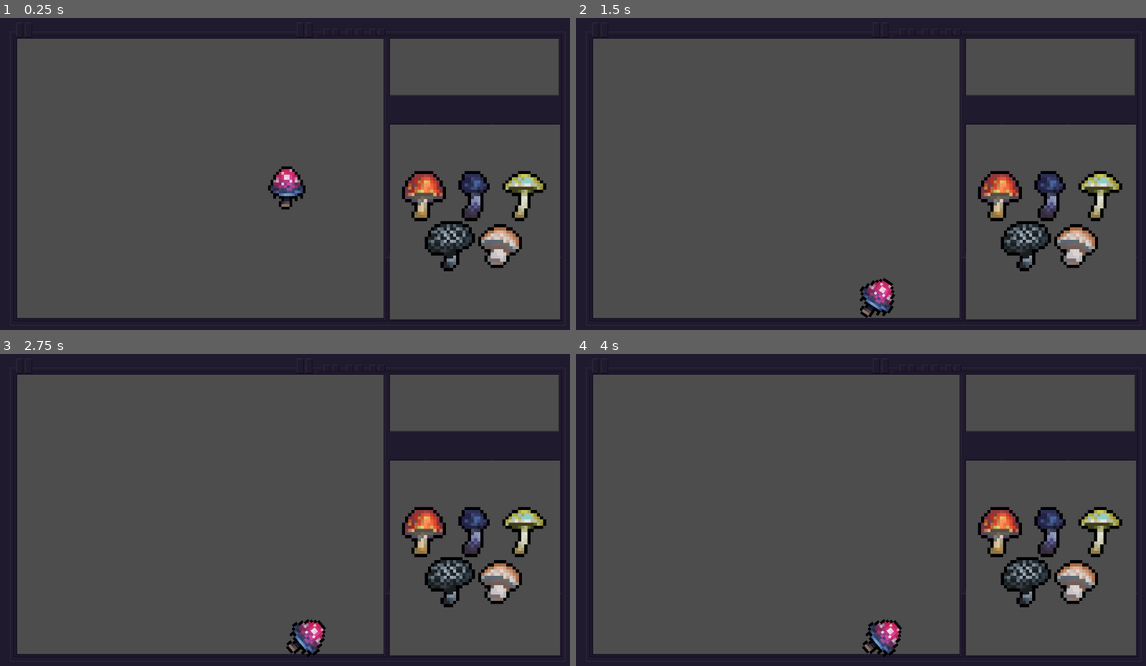
Above: before the commit, frames 1-4 (two rows, left to right).
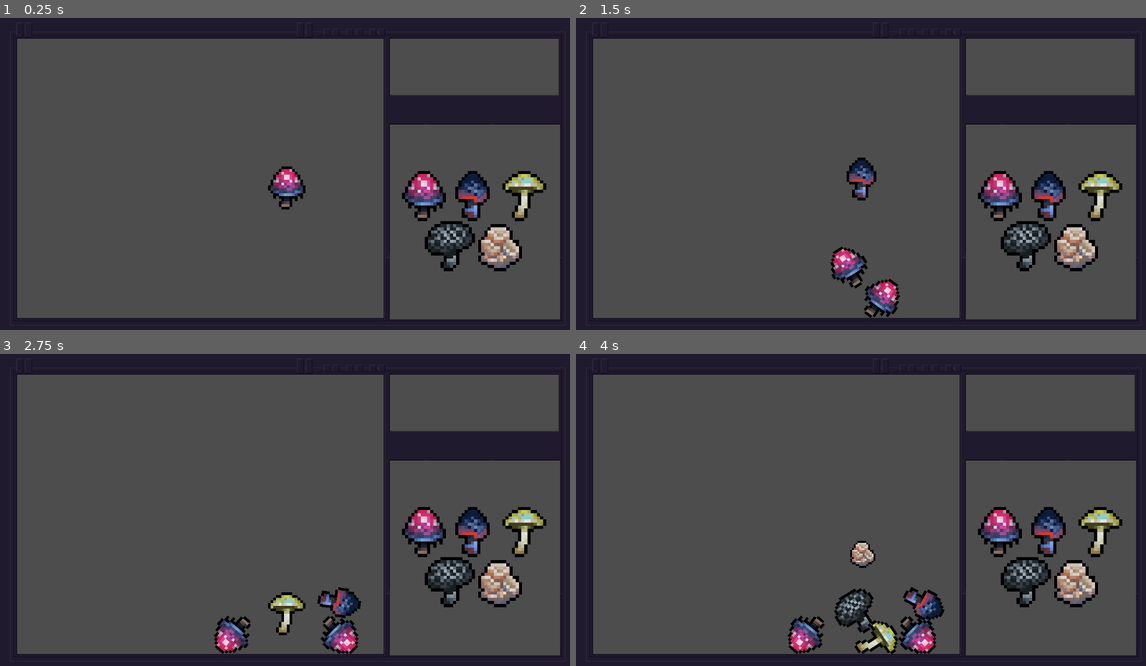
Above: after the commit, the same moments.

Repository: wwwdotfriend/potion_seller
Game: Godot game, scene res://scenes/main.tscn
The game is run twice, just before and just after one commit, with the same random seed, the same clock (stepped at 60 frames per second) and the same inputs.
Inputs (mouse positions are in pixels of both pictures, inside the frame that each line leads up to):
- Up to frame 1 (0.25 s): no input
- Up to frame 2 (1.5 s): move the mouse to (997, 195) at 0.52 s; press the mouse at (997, 195) at 0.53 s; move the mouse to (1049, 195) at 1.27 s; release the mouse at (1049, 195) at 1.28 s; click (1049, 195) at 1.35 s
- Up to frame 3 (2.75 s): move the mouse to (524, 531) at 2.02 s; press the mouse at (524, 531) at 2.03 s
- Up to frame 4 (4 s): move the mouse to (1026, 581) at 2.77 s; release the mouse at (1026, 581) at 2.78 s; click (1026, 581) at 2.85 s; move the mouse to (1077, 581) at 3.52 s; press the mouse at (1077, 581) at 3.53 s

The runs differ from the first frame. In frame 1, 2.1% of the frame differs, in the area x 70-92%, y 49-82%; in frame 2, 3.7%; in frame 3, 4.7%; in frame 4, 5.2%, in the area x 37-92%, y 49-98%.
Error before the commit: Invalid access to property or key 'clicked' on a base object of type 'Panel (inv_slot.gd)'. (res://scripts/inv_manager.gd:8)

Commit message:
spawn drag and drop

Diff:
--- a/resources/blackshroom.tres
+++ /dev/null
@@ -1,13 +0,0 @@
-[gd_resource type="Resource" script_class="IngredientItem" load_steps=4 format=3 uid="uid://bj6wrucdetydc"]
-
-[ext_resource type="Script" path="res://scripts/ingredient_item.gd" id="1_gos65"]
-[ext_resource type="Texture2D" uid="uid://slwtpck6h3no" path="res://assets/art/sprites.png" id="2_qtsno"]
-
-[sub_resource type="AtlasTexture" id="AtlasTexture_kkhyc"]
-atlas = ExtResource("2_qtsno")
-region = Rect2(48, 48, 16, 16)
-
-[resource]
-script = ExtResource("1_gos65")
-name = "blackshroom"
-texture = SubResource("AtlasTexture_kkhyc")
--- a/resources/blueshroom.tres
+++ /dev/null
@@ -1,13 +0,0 @@
-[gd_resource type="Resource" script_class="IngredientItem" load_steps=4 format=3 uid="uid://cwwptosh6hgt4"]
-
-[ext_resource type="Script" path="res://scripts/ingredient_item.gd" id="1_xle8v"]
-[ext_resource type="Texture2D" uid="uid://slwtpck6h3no" path="res://assets/art/sprites.png" id="2_5pq2y"]
-
-[sub_resource type="AtlasTexture" id="AtlasTexture_qcee1"]
-atlas = ExtResource("2_5pq2y")
-region = Rect2(64, 48, 16, 16)
-
-[resource]
-script = ExtResource("1_xle8v")
-name = "blueshroom"
-texture = SubResource("AtlasTexture_qcee1")
--- a/resources/greenshroom.tres
+++ /dev/null
@@ -1,13 +0,0 @@
-[gd_resource type="Resource" script_class="IngredientItem" load_steps=4 format=3 uid="uid://cfh7vygvg0qmd"]
-
-[ext_resource type="Script" path="res://scripts/ingredient_item.gd" id="1_on41s"]
-[ext_resource type="Texture2D" uid="uid://slwtpck6h3no" path="res://assets/art/sprites.png" id="2_jdpf3"]
-
-[sub_resource type="AtlasTexture" id="AtlasTexture_g3m66"]
-atlas = ExtResource("2_jdpf3")
-region = Rect2(80, 0, 16, 16)
-
-[resource]
-script = ExtResource("1_on41s")
-name = "greenshroom"
-texture = SubResource("AtlasTexture_g3m66")
--- a/resources/inventory.tres
+++ b/resources/inventory.tres
@@ -1,11 +1,11 @@
 [gd_resource type="Resource" script_class="Inv" load_steps=8 format=3 uid="uid://bb56ooxp5oiqi"]
 
 [ext_resource type="Script" path="res://scripts/ingredient_item.gd" id="1_icw3u"]
-[ext_resource type="Resource" uid="uid://cuk8tdhvrs2w1" path="res://resources/redshroom.tres" id="2_1vuik"]
-[ext_resource type="Resource" uid="uid://cwwptosh6hgt4" path="res://resources/blueshroom.tres" id="3_8wfsy"]
-[ext_resource type="Resource" uid="uid://cfh7vygvg0qmd" path="res://resources/greenshroom.tres" id="4_27p4f"]
-[ext_resource type="Resource" uid="uid://bj6wrucdetydc" path="res://resources/blackshroom.tres" id="5_hp7l6"]
-[ext_resource type="Resource" uid="uid://mlisbwtm4860" path="res://resources/whiteshroom.tres" id="6_16hmm"]
+[ext_resource type="Resource" uid="uid://cuk8tdhvrs2w1" path="res://resources/items/red_shroom.tres" id="2_1vuik"]
+[ext_resource type="Resource" uid="uid://cwwptosh6hgt4" path="res://resources/items/blue_shroom.tres" id="3_8wfsy"]
+[ext_resource type="Resource" uid="uid://cfh7vygvg0qmd" path="res://resources/items/green_shroom.tres" id="4_27p4f"]
+[ext_resource type="Resource" uid="uid://bj6wrucdetydc" path="res://resources/items/black_shroom.tres" id="5_hp7l6"]
+[ext_resource type="Resource" uid="uid://mlisbwtm4860" path="res://resources/items/white_shroom.tres" id="6_16hmm"]
 [ext_resource type="Script" path="res://scripts/inv_array.gd" id="7_wmjje"]
 
 [resource]
--- /dev/null
+++ b/resources/items/black_shroom.tres
@@ -0,0 +1,14 @@
+[gd_resource type="Resource" script_class="IngredientItem" load_steps=4 format=3 uid="uid://bj6wrucdetydc"]
+
+[ext_resource type="Script" path="res://scripts/ingredient_item.gd" id="1_pybhe"]
+[ext_resource type="Texture2D" uid="uid://slwtpck6h3no" path="res://assets/art/sprites.png" id="2_j6ubl"]
+
+[sub_resource type="AtlasTexture" id="AtlasTexture_kkhyc"]
+atlas = ExtResource("2_j6ubl")
+region = Rect2(48, 48, 16, 16)
+
+[resource]
+script = ExtResource("1_pybhe")
+name = "Black Shroom"
+texture = SubResource("AtlasTexture_kkhyc")
+scene_path = "res://scenes/ingredients/black_shroom.tscn"
--- /dev/null
+++ b/resources/items/blue_shroom.tres
@@ -0,0 +1,14 @@
+[gd_resource type="Resource" script_class="IngredientItem" load_steps=4 format=3 uid="uid://cwwptosh6hgt4"]
+
+[ext_resource type="Script" path="res://scripts/ingredient_item.gd" id="1_mtiyf"]
+[ext_resource type="Texture2D" uid="uid://slwtpck6h3no" path="res://assets/art/sprites.png" id="2_f2xcg"]
+
+[sub_resource type="AtlasTexture" id="AtlasTexture_qcee1"]
+atlas = ExtResource("2_f2xcg")
+region = Rect2(112, 16, 16, 16)
+
+[resource]
+script = ExtResource("1_mtiyf")
+name = "Blue Shroom"
+texture = SubResource("AtlasTexture_qcee1")
+scene_path = "res://scenes/ingredients/blue_shroom.tscn"
--- /dev/null
+++ b/resources/items/green_shroom.tres
@@ -0,0 +1,14 @@
+[gd_resource type="Resource" script_class="IngredientItem" load_steps=4 format=3 uid="uid://cfh7vygvg0qmd"]
+
+[ext_resource type="Script" path="res://scripts/ingredient_item.gd" id="1_113gx"]
+[ext_resource type="Texture2D" uid="uid://slwtpck6h3no" path="res://assets/art/sprites.png" id="2_ykvyd"]
+
+[sub_resource type="AtlasTexture" id="AtlasTexture_g3m66"]
+atlas = ExtResource("2_ykvyd")
+region = Rect2(80, 0, 16, 16)
+
+[resource]
+script = ExtResource("1_113gx")
+name = "Green Shroom"
+texture = SubResource("AtlasTexture_g3m66")
+scene_path = "res://scenes/ingredients/green_shroom.tscn"
--- /dev/null
+++ b/resources/items/red_shroom.tres
@@ -0,0 +1,14 @@
+[gd_resource type="Resource" script_class="IngredientItem" load_steps=4 format=3 uid="uid://cuk8tdhvrs2w1"]
+
+[ext_resource type="Script" path="res://scripts/ingredient_item.gd" id="1_6y0qt"]
+[ext_resource type="Texture2D" uid="uid://slwtpck6h3no" path="res://assets/art/sprites.png" id="2_4nk8f"]
+
+[sub_resource type="AtlasTexture" id="AtlasTexture_4se43"]
+atlas = ExtResource("2_4nk8f")
+region = Rect2(48, 64, 16, 16)
+
+[resource]
+script = ExtResource("1_6y0qt")
+name = "Red Shroom"
+texture = SubResource("AtlasTexture_4se43")
+scene_path = "res://scenes/ingredients/red_shroom.tscn"
--- /dev/null
+++ b/resources/items/white_shroom.tres
@@ -0,0 +1,14 @@
+[gd_resource type="Resource" script_class="IngredientItem" load_steps=4 format=3 uid="uid://mlisbwtm4860"]
+
+[ext_resource type="Script" path="res://scripts/ingredient_item.gd" id="1_1jc5q"]
+[ext_resource type="Texture2D" uid="uid://slwtpck6h3no" path="res://assets/art/sprites.png" id="2_y58rk"]
+
+[sub_resource type="AtlasTexture" id="AtlasTexture_2rhn8"]
+atlas = ExtResource("2_y58rk")
+region = Rect2(64, 0, 16, 16)
+
+[resource]
+script = ExtResource("1_1jc5q")
+name = "White Shroom"
+texture = SubResource("AtlasTexture_2rhn8")
+scene_path = "res://scenes/ingredients/white_shroom.tscn"
--- a/resources/redshroom.tres
+++ /dev/null
@@ -1,13 +0,0 @@
-[gd_resource type="Resource" script_class="IngredientItem" load_steps=4 format=3 uid="uid://cuk8tdhvrs2w1"]
-
-[ext_resource type="Script" path="res://scripts/ingredient_item.gd" id="1_18lc4"]
-[ext_resource type="Texture2D" uid="uid://slwtpck6h3no" path="res://assets/art/sprites.png" id="2_xn32j"]
-
-[sub_resource type="AtlasTexture" id="AtlasTexture_4se43"]
-atlas = ExtResource("2_xn32j")
-region = Rect2(64, 16, 16, 16)
-
-[resource]
-script = ExtResource("1_18lc4")
-name = "redshroom"
-texture = SubResource("AtlasTexture_4se43")
--- a/resources/whiteshroom.tres
+++ /dev/null
@@ -1,13 +0,0 @@
-[gd_resource type="Resource" script_class="IngredientItem" load_steps=4 format=3 uid="uid://mlisbwtm4860"]
-
-[ext_resource type="Script" path="res://scripts/ingredient_item.gd" id="1_jqxta"]
-[ext_resource type="Texture2D" uid="uid://slwtpck6h3no" path="res://assets/art/sprites.png" id="2_3iupe"]
-
-[sub_resource type="AtlasTexture" id="AtlasTexture_2rhn8"]
-atlas = ExtResource("2_3iupe")
-region = Rect2(0, 0, 16, 16)
-
-[resource]
-script = ExtResource("1_jqxta")
-name = "whiteshroom"
-texture = SubResource("AtlasTexture_2rhn8")
--- /dev/null
+++ b/scenes/ingredients/black_shroom.tscn
@@ -0,0 +1,25 @@
+[gd_scene load_steps=4 format=3 uid="uid://ch0xdnb1os02f"]
+
+[ext_resource type="Script" path="res://scripts/potion_ingredient.gd" id="1_utkva"]
+[ext_resource type="Texture2D" uid="uid://slwtpck6h3no" path="res://assets/art/sprites.png" id="2_ipt87"]
+
+[sub_resource type="PhysicsMaterial" id="PhysicsMaterial_mtn8a"]
+rough = true
+bounce = 0.25
+
+[node name="BlueShroom" type="RigidBody2D" groups=["pickable"]]
+input_pickable = true
+physics_material_override = SubResource("PhysicsMaterial_mtn8a")
+script = ExtResource("1_utkva")
+
+[node name="Sprite2D" type="Sprite2D" parent="."]
+scale = Vector2(6, 6)
+texture = ExtResource("2_ipt87")
+region_enabled = true
+region_rect = Rect2(48, 48, 16, 16)
+
+[node name="CollisionPolygon2D" type="CollisionPolygon2D" parent="."]
+scale = Vector2(6, 6)
+polygon = PackedVector2Array(-3, -7, -5, -7, -5, -6, -6, -6, -6, -5, -7, -5, -7, -3, -8, -3, -8, 1, -7, 1, -7, 2, -6, 2, -6, 3, -2, 3, -2, 5, -3, 5, -3, 7, -2, 7, -2, 8, 1, 8, 1, 7, 2, 7, 2, 6, 3, 6, 3, 2, 4, 2, 4, 1, 6, 1, 6, 0, 7, 0, 7, -1, 8, -1, 8, -4, 7, -4, 7, -6, 6, -6, 6, -7, 4, -7, 4, -8, -3, -8)
+
+[connection signal="input_event" from="." to="." method="_on_input_event"]
--- /dev/null
+++ b/scenes/ingredients/blue_shroom.tscn
@@ -0,0 +1,25 @@
+[gd_scene load_steps=4 format=3 uid="uid://bh6dtd6uvro2e"]
+
+[ext_resource type="Script" path="res://scripts/potion_ingredient.gd" id="1_452hj"]
+[ext_resource type="Texture2D" uid="uid://slwtpck6h3no" path="res://assets/art/sprites.png" id="2_pwa10"]
+
+[sub_resource type="PhysicsMaterial" id="PhysicsMaterial_mtn8a"]
+rough = true
+bounce = 0.25
+
+[node name="BlueShroom" type="RigidBody2D" groups=["pickable"]]
+input_pickable = true
+physics_material_override = SubResource("PhysicsMaterial_mtn8a")
+script = ExtResource("1_452hj")
+
+[node name="Sprite2D" type="Sprite2D" parent="."]
+scale = Vector2(6, 6)
+texture = ExtResource("2_pwa10")
+region_enabled = true
+region_rect = Rect2(112, 16, 16, 16)
+
+[node name="CollisionPolygon2D" type="CollisionPolygon2D" parent="."]
+scale = Vector2(6, 6)
+polygon = PackedVector2Array(-2, -7, -3, -7, -3, -6, -4, -6, -4, -5, -5, -5, -5, -3, -6, -3, -6, 1, -5, 1, -5, 2, -3, 2, -3, 4, -4, 4, -4, 7, -2, 7, -2, 8, 1, 8, 1, 7, 2, 7, 2, 3, 3, 3, 3, 2, 4, 2, 4, 1, 5, 1, 5, -3, 4, -3, 4, -5, 3, -5, 3, -6, 2, -6, 2, -7, 1, -7, 1, -8, -2, -8)
+
+[connection signal="input_event" from="." to="." method="_on_input_event"]
--- /dev/null
+++ b/scenes/ingredients/green_shroom.tscn
@@ -0,0 +1,25 @@
+[gd_scene load_steps=4 format=3 uid="uid://bxdffijg6c1kq"]
+
+[ext_resource type="Script" path="res://scripts/potion_ingredient.gd" id="1_1vgs6"]
+[ext_resource type="Texture2D" uid="uid://slwtpck6h3no" path="res://assets/art/sprites.png" id="2_fu0gq"]
+
+[sub_resource type="PhysicsMaterial" id="PhysicsMaterial_mtn8a"]
+rough = true
+bounce = 0.25
+
+[node name="GreenShroom" type="RigidBody2D" groups=["pickable"]]
+input_pickable = true
+physics_material_override = SubResource("PhysicsMaterial_mtn8a")
+script = ExtResource("1_1vgs6")
+
+[node name="Sprite2D" type="Sprite2D" parent="."]
+scale = Vector2(6, 6)
+texture = ExtResource("2_fu0gq")
+region_enabled = true
+region_rect = Rect2(80, 0, 16, 16)
+
+[node name="CollisionPolygon2D" type="CollisionPolygon2D" parent="."]
+scale = Vector2(6, 6)
+polygon = PackedVector2Array(-2, -7, -4, -7, -4, -6, -5, -6, -5, -5, -6, -5, -6, -4, -7, -4, -7, -2, -6, -2, -6, -1, -4, -1, -4, 0, -2, 0, -2, 3, -3, 3, -3, 5, -4, 5, -4, 7, -3, 7, -3, 8, 0, 8, 0, 7, 1, 7, 1, 4, 2, 4, 2, 0, 3, 0, 3, -1, 6, -1, 6, -2, 7, -2, 7, -4, 6, -4, 6, -5, 5, -5, 5, -6, 4, -6, 4, -7, 2, -7, 2, -8, -2, -8)
+
+[connection signal="input_event" from="." to="." method="_on_input_event"]
--- a/scenes/red_mushroom.tscn
+++ b/scenes/ingredients/red_shroom.tscn
@@ -7,7 +7,7 @@
 rough = true
 bounce = 0.25
 
-[node name="RedMushroom" type="RigidBody2D" groups=["pickable"]]
+[node name="RedShroom" type="RigidBody2D" groups=["pickable"]]
 input_pickable = true
 physics_material_override = SubResource("PhysicsMaterial_mtn8a")
 script = ExtResource("1_t4ln0")
@@ -19,8 +19,7 @@
 region_rect = Rect2(48, 64, 16, 16)
 
 [node name="CollisionPolygon2D" type="CollisionPolygon2D" parent="."]
-visible = false
 scale = Vector2(6, 6)
-polygon = PackedVector2Array(-3, -7, -4, -7, -4, -6, -5, -6, -5, -5, -6, -5, -6, -3, -7, -3, -7, 1, -6, 1, -6, 2, -4, 2, -4, 3, -3, 3, -3, 5, -4, 5, -4, 7, -3, 7, -3, 8, 1, 8, 1, 7, 2, 7, 2, 3, 3, 3, 3, 2, 6, 2, 6, 1, 7, 1, 7, -3, 6, -3, 6, -5, 5, -5, 5, -6, 4, -6, 4, -7, 3, -7, 3, -8, -3, -8)
+polygon = PackedVector2Array(-2, -7, -3, -7, -3, -6, -4, -6, -4, -5, -5, -5, -5, -3, -6, -3, -6, -1, -7, -1, -7, 1, -6, 1, -6, 2, -5, 2, -5, 4, -4, 4, -4, 3, -3, 3, -3, 4, -2, 4, -2, 5, -3, 5, -3, 7, -2, 7, -2, 8, 1, 8, 1, 7, 2, 7, 2, 4, 3, 4, 3, 5, 4, 5, 4, 3, 5, 3, 5, 4, 6, 4, 6, 2, 7, 2, 7, -1, 6, -1, 6, -3, 5, -3, 5, -5, 4, -5, 4, -6, 3, -6, 3, -7, 2, -7, 2, -8, -2, -8)
 
 [connection signal="input_event" from="." to="." method="_on_input_event"]
--- /dev/null
+++ b/scenes/ingredients/white_shroom.tscn
@@ -0,0 +1,25 @@
+[gd_scene load_steps=4 format=3 uid="uid://fppk2utn1tpc"]
+
+[ext_resource type="Script" path="res://scripts/potion_ingredient.gd" id="1_ldjo7"]
+[ext_resource type="Texture2D" uid="uid://slwtpck6h3no" path="res://assets/art/sprites.png" id="2_j6e3a"]
+
+[sub_resource type="PhysicsMaterial" id="PhysicsMaterial_mtn8a"]
+rough = true
+bounce = 0.25
+
+[node name="BlueShroom" type="RigidBody2D" groups=["pickable"]]
+input_pickable = true
+physics_material_override = SubResource("PhysicsMaterial_mtn8a")
+script = ExtResource("1_ldjo7")
+
+[node name="Sprite2D" type="Sprite2D" parent="."]
+scale = Vector2(4, 4)
+texture = ExtResource("2_j6e3a")
+region_enabled = true
+region_rect = Rect2(64, 0, 16, 16)
+
+[node name="CollisionPolygon2D" type="CollisionPolygon2D" parent="."]
+scale = Vector2(4, 4)
+polygon = PackedVector2Array(-3, -6, -4, -6, -4, -5, -5, -5, -5, -3, -6, -3, -6, -2, -7, -2, -7, 2, -6, 2, -6, 3, -7, 3, -7, 5, -6, 5, -6, 6, -4, 6, -4, 7, -2, 7, -2, 8, 2, 8, 2, 7, 3, 7, 3, 6, 5, 6, 5, 5, 6, 5, 6, 4, 7, 4, 7, 0, 6, 0, 6, -2, 4, -2, 4, -5, 3, -5, 3, -6, 2, -6, 2, -7, -3, -7)
+
+[connection signal="input_event" from="." to="." method="_on_input_event"]
--- a/scenes/inv_slot.tscn
+++ b/scenes/inv_slot.tscn
@@ -4,6 +4,7 @@
 
 [node name="InvSlot" type="Panel" groups=["inv_slot"]]
 self_modulate = Color(1, 1, 1, 0)
+custom_minimum_size = Vector2(64, 64)
 offset_right = 64.0
 offset_bottom = 64.0
 script = ExtResource("1_rbovk")
--- a/scenes/main.tscn
+++ b/scenes/main.tscn
@@ -1,7 +1,7 @@
 [gd_scene load_steps=4 format=3 uid="uid://7ee55h58ulca"]
 
 [ext_resource type="Script" path="res://scripts/main.gd" id="1_tko5n"]
-[ext_resource type="PackedScene" uid="uid://r1lo4vw467f2" path="res://scenes/red_mushroom.tscn" id="2_67fv4"]
+[ext_resource type="PackedScene" uid="uid://r1lo4vw467f2" path="res://scenes/ingredients/red_shroom.tscn" id="2_67fv4"]
 [ext_resource type="PackedScene" uid="uid://cl4vsiund7gws" path="res://scenes/hud.tscn" id="2_455rb"]
 
 [node name="Main" type="Node2D"]
@@ -11,4 +11,4 @@
 
 [node name="Camera2D" type="Camera2D" parent="."]
 
-[node name="PotionIngredient" parent="." instance=ExtResource("2_67fv4")]
+[node name="RedShroom" parent="." instance=ExtResource("2_67fv4")]
--- a/scripts/ingredient_item.gd
+++ b/scripts/ingredient_item.gd
@@ -3,3 +3,4 @@
 
 @export var name: String = ""
 @export var texture: Texture2D
+@export var scene_path: String = ""
--- a/scripts/inv_manager.gd
+++ b/scripts/inv_manager.gd
@@ -1,16 +1,3 @@
 extends Control
 
 @export var inv: Inv
-
-# Called when the node enters the scene tree for the first time.
-func _ready() -> void:
-	for node in get_tree().get_nodes_in_group("inv_slot"):
-		node.clicked.connect(slot_clicked)
-
-func slot_clicked():
-	print("slot clicked")
-
-
-# Called every frame. 'delta' is the elapsed time since the previous frame.
-func _process(delta: float) -> void:
-	pass
--- a/scripts/inv_slot.gd
+++ b/scripts/inv_slot.gd
@@ -1,10 +1,12 @@
 extends Panel
 
-signal slot_clicked
+signal slot_clicked(item: IngredientItem)
 
 @onready var item_visual: Sprite2D = $item_display
+var current_item: IngredientItem = null
 
-func update(item: IngredientItem):
+func update(item: IngredientItem) -> void:
+	current_item = item
 	if !item:
 		item_visual.visible = false
 	else:
@@ -14,4 +16,4 @@
 
 func _on_gui_input(event: InputEvent) -> void:
 	if event.is_action_pressed("M1"):
-		slot_clicked.emit()
+		slot_clicked.emit(current_item)
--- a/scripts/inventory.gd
+++ b/scripts/inventory.gd
@@ -12,5 +12,5 @@
 		slots[i].update(inv.items[i])
 
 # Called every frame. 'delta' is the elapsed time since the previous frame.
-func _process(delta: float) -> void:
+func _process(_delta: float) -> void:
 	pass
--- a/scripts/main.gd
+++ b/scripts/main.gd
@@ -6,10 +6,18 @@
 func _ready() -> void:
 	for node in get_tree().get_nodes_in_group("pickable"):
 		node.clicked.connect(_on_pickable_clicked)
+	for node in get_tree().get_nodes_in_group("inv_slot"):
+		node.slot_clicked.connect(slot_clicked)
 
-# Called every frame. 'delta' is the elapsed time since the previous frame.
-func _process(delta: float) -> void:
-	pass
+func slot_clicked(item: IngredientItem) -> void:
+	print(item.name + " | " + item.scene_path)
+	var scene = load(item.scene_path)
+	var scene_instance = scene.instantiate()
+	scene_instance.add_to_group("pickable")
+	scene_instance.set_process_input(true)
+	scene_instance.set_process_unhandled_input(true)
+	add_child(scene_instance)
+	scene_instance.clicked.connect(_on_pickable_clicked)
 
 func _on_pickable_clicked(object):
 	if !held_object:
--- a/scripts/potion_ingredient.gd
+++ b/scripts/potion_ingredient.gd
@@ -7,8 +7,8 @@
 func _on_input_event(viewport: Node, event: InputEvent, shape_idx: int) -> void:
 	if event is InputEventMouseButton and event.button_index == MOUSE_BUTTON_LEFT:
 		if event.pressed:
+			clicked.emit(self)
 			print("clicked")
-			clicked.emit(self)
 
 func _physics_process(delta):
 	if held:
Not shown, added: scenes/hud4B46.tmp
Not shown, added: scenes/hud5661.tmp
Not shown, added: scenes/hudA72A.tmp
Not shown, added: scenes/hudE5F4.tmp
